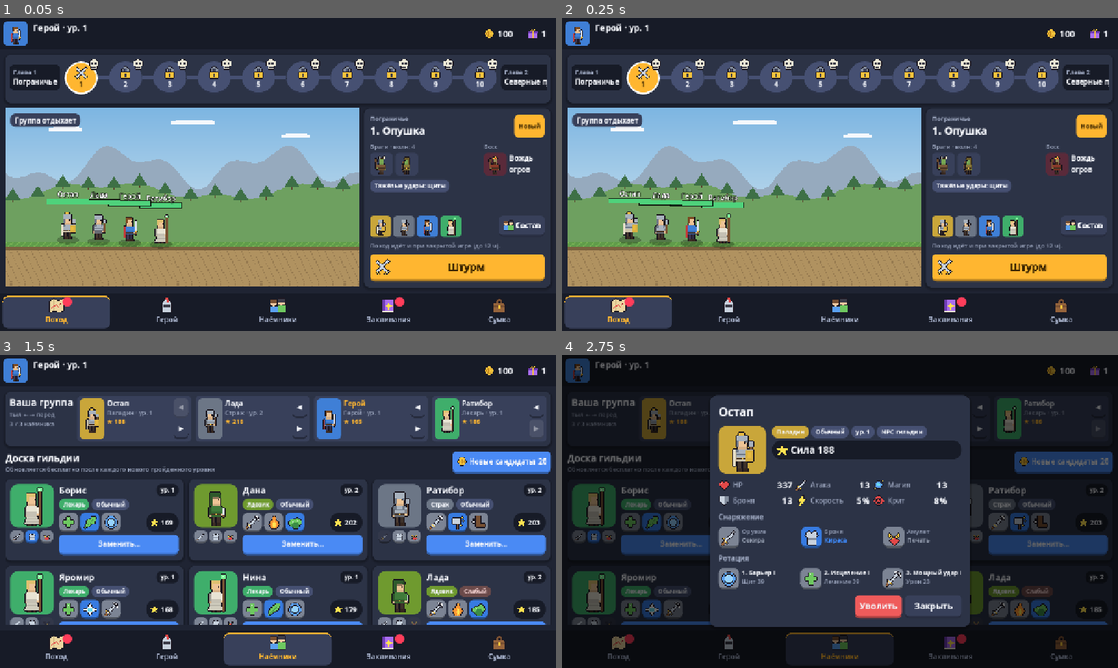
Above: before the commit, frames 1-4 (two rows, left to right).
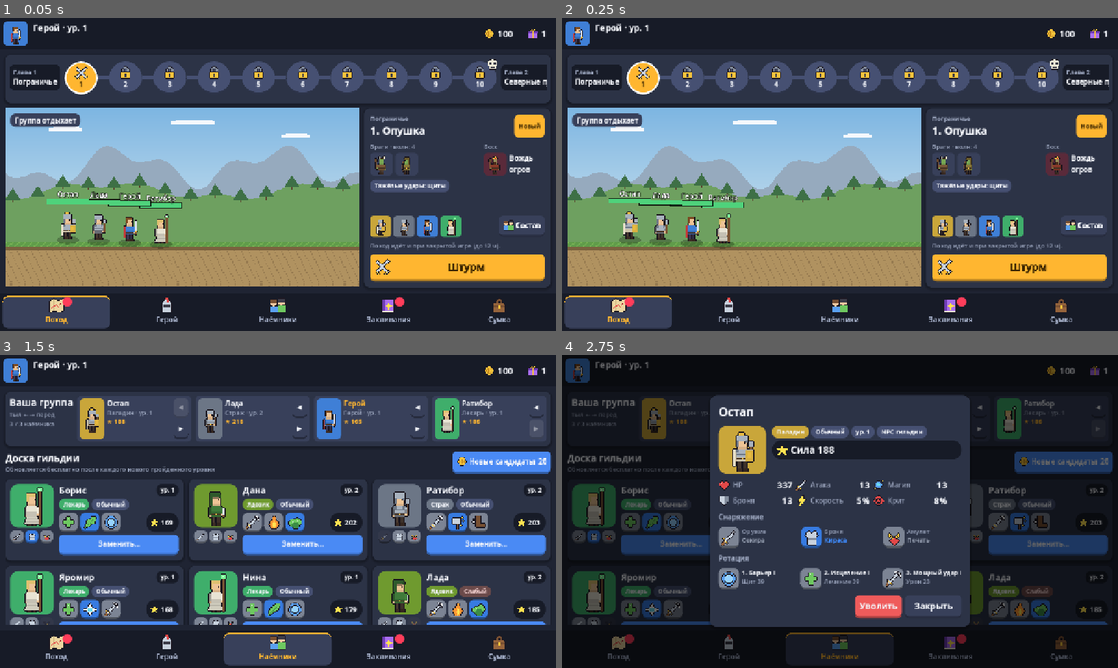
Above: after the commit, the same moments.

Repository: Zapolskikh/async-hero-rpg
Game: Godot game, scene res://scenes/main.tscn
Two runs of this game, one before a commit and one after it. Both use one fixed random seed, a clock stepped at 60 frames per second and the inputs below.
Inputs (mouse positions are in pixels of both pictures, inside the frame that each line leads up to):
- Up to frame 1 (0.05 s): no input
- Up to frame 2 (0.25 s): no input
- Up to frame 3 (1.5 s): click (83, 414) at 0.5 s; click "Состав" at 1.25 s
- Up to frame 4 (2.75 s): click (656, 417) at 2.02 s

The runs differ from the first frame. In frame 1, 0.4% of the frame differs, in the area x 16-82%, y 13-17%; in frame 2, 0.4%; in frame 3, less than 0.1%; in frame 4, less than 0.1%.

Commit message:
Fix mobile web layout after rotation; symbol font fallback
- Canvas size is managed by web/head_include.html (resize policy None):
  fits visualViewport minus safe-area insets, re-fits on rotation/resize/visualViewport changes,
  resets page scroll; viewport-fit=cover, home-screen fullscreen meta tags
- Arrows, stars and triangles were missing in the web build's default font:
  added a DejaVu Sans subset (assets/fonts/symbols.ttf) as fallback for all fonts
- Skull on the campaign path only on chapter finals

Co-Authored-By: Claude Opus 5.5 <noreply@anthropic.com>
Claude-Session: https://claude.ai/code/session_01TnfTvx6YHctpzkqn983XSi

Diff:
--- a/scripts/ui/main.gd
+++ b/scripts/ui/main.gd
@@ -285,8 +285,11 @@
 	selected_level = lvl
 	_refresh()
 
+## Skull marks the last level of each chapter (its big boss fight).
 func _is_boss_level(lvl: int) -> bool:
-	return Db.boss_of(lvl) != ""
+	if lvl == Db.level_count():
+		return true
+	return Db.chapter_of(lvl + 1)["from"] == lvl + 1
 
 func _battle_card() -> Control:
 	var c := UI.card(Style.BG_DEEP, 0)
--- a/scripts/ui/style.gd
+++ b/scripts/ui/style.gd
@@ -45,12 +45,29 @@
 const FONT_HUGE := 34
 
 static var _bold: FontVariation
+static var _symbols: Font
+
+## The default font in web builds has no arrows/stars/triangles; add a small
+## DejaVu subset (assets/fonts/symbols.ttf) as a fallback for every font.
+static func install_fonts() -> void:
+	if _symbols != null:
+		return
+	_symbols = load("res://assets/fonts/symbols.ttf")
+	var base: Font = ThemeDB.fallback_font
+	var fb: Array[Font] = []
+	fb.assign(base.fallbacks)
+	if not fb.has(_symbols):
+		fb.append(_symbols)
+	base.fallbacks = fb
 
 static func bold_font() -> Font:
 	if _bold == null:
+		install_fonts()
 		_bold = FontVariation.new()
 		_bold.base_font = ThemeDB.fallback_font
 		_bold.variation_embolden = 0.75
+		var fb: Array[Font] = [_symbols]
+		_bold.fallbacks = fb
 	return _bold
 
 static func box(color: Color, radius: int = RADIUS, pad: int = PAD) -> StyleBoxFlat:
@@ -96,6 +113,7 @@
 	return [CARD_3, TEXT]
 
 static func make_theme() -> Theme:
+	install_fonts()
 	var th := Theme.new()
 	th.default_font_size = FONT_BODY
 	var b := button_boxes(CARD_3)
Not shown, added: assets/fonts/LICENSE-DejaVu.txt
Binary file added: assets/fonts/symbols.ttf
Not shown, added: assets/fonts/symbols.ttf.import
Not shown, changed: export_presets.cfg
Not shown, changed: README.md
Not shown, added: web/head_include.html
